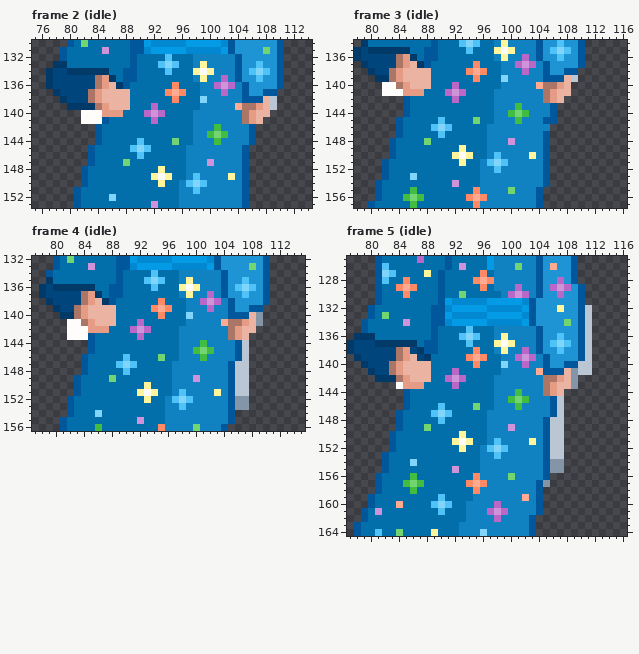
Two states of a pixel-art file, Zephyr/Zephyr/Assets/DeadRevolver/PixelPrototypePlayerSprites/Art/Aseprite/PlayerBaseAnimations.aseprite. The first picture shows the starting point.
192x168 pixels, 230 frames. Colours within 5 levels of each other are drawn and written as one. Shown: frame 2 (idle): x 75..114, y 130..153; frame 3 (idle): x 78..116, y 134..157; frame 4 (idle): x 77..115, y 132..156; frame 5 (idle): x 77..116, y 125..164. The commit also changed other frames or places, which this record leaves out.
Once edited:
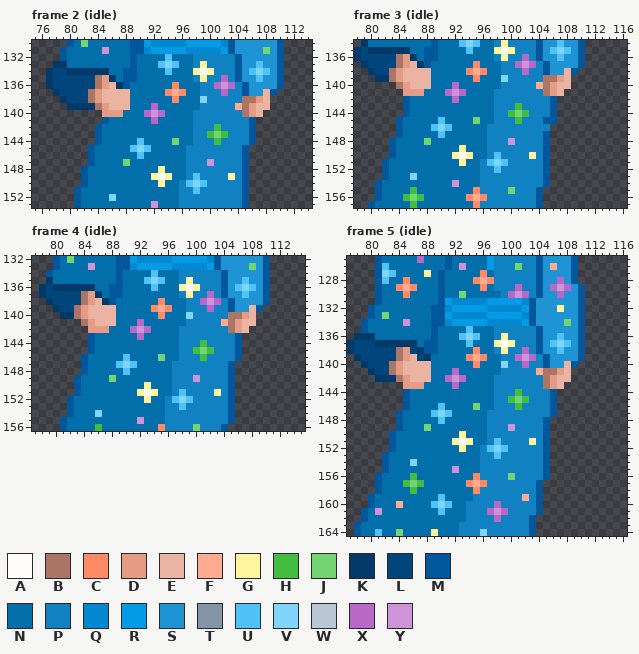
Palette (. is transparent): A #fffcfc  B #ab7666  C #ff8a65  D #e69b84  E #ebb3a2  F #ffab91  G #fff59d  H #42bd41  J #72d572  K #013a68  L #00457b  M #01579b  N #026fab  P #1082c1  Q #0288d1  R #039be5  S #1e94d5  T #8595a8  U #4fc3f7  V #81d4fa  W #bac6d4  X #ba68c8  Y #ce93d8
The exact change:
{"change": "layer \"player\" now hidden"}
{"where": "frame 2 (idle)"}
{"frame":2,"y":137,"x":108,"old":"M","new":"E"}
{"frame":2,"y":138,"x":105,"old":"MMM","new":"BBD"}
{"frame":2,"y":138,"x":109,"old":"W","new":"."}
{"frame":2,"y":139,"x":106,"old":"BD","new":"DE"}
{"frame":2,"y":139,"x":109,"old":"W","new":"."}
{"frame":2,"y":140,"x":82,"old":"AAA","new":"..."}
{"frame":2,"y":140,"x":108,"old":"E","new":"."}
{"frame":2,"y":141,"x":82,"old":"AAA","new":"..."}
{"frame":2,"y":141,"x":105,"old":"BDE","new":"PM."}
{"where": "frame 3 (idle)"}
{"frame":3,"y":138,"x":108,"old":"M","new":"E"}
{"frame":3,"y":139,"x":105,"old":"MMM","new":"BBD"}
{"frame":3,"y":139,"x":109,"old":"W","new":"."}
{"frame":3,"y":140,"x":82,"old":"AA","new":".."}
{"frame":3,"y":140,"x":106,"old":"BD","new":"DE"}
{"frame":3,"y":141,"x":82,"old":"AAA","new":"..."}
{"frame":3,"y":141,"x":108,"old":"E","new":"."}
{"frame":3,"y":142,"x":105,"old":"BDE","new":"PM."}
{"where": "frame 4 (idle)"}
{"frame":4,"y":139,"x":108,"old":"M","new":"E"}
{"frame":4,"y":140,"x":105,"old":"MMM","new":"BBD"}
{"frame":4,"y":140,"x":109,"old":"T","new":"."}
{"frame":4,"y":141,"x":82,"old":"AA","new":".."}
{"frame":4,"y":141,"x":106,"old":"BD","new":"DE"}
{"frame":4,"y":141,"x":109,"old":"T","new":"."}
{"frame":4,"y":142,"x":82,"old":"AAA","new":"..."}
{"frame":4,"y":142,"x":108,"old":"E","new":"."}
{"frame":4,"y":143,"x":82,"old":"AAA","new":"..."}
{"frame":4,"y":143,"x":105,"old":"BDE","new":"PM."}
{"frame":4,"y":144,"x":107,"old":"W","new":"."}
{"frame":4,"y":145,"x":107,"old":"W","new":"."}
{"frame":4,"y":146,"x":107,"old":"W","new":"."}
{"frame":4,"y":147,"x":106,"old":"WW","new":".."}
{"frame":4,"y":148,"x":106,"old":"WW","new":".."}
{"frame":4,"y":149,"x":106,"old":"WW","new":".."}
{"frame":4,"y":150,"x":106,"old":"WW","new":".."}
{"frame":4,"y":151,"x":106,"old":"WW","new":".."}
{"frame":4,"y":152,"x":106,"old":"TT","new":".."}
{"frame":4,"y":153,"x":106,"old":"TT","new":".."}
{"where": "frame 5 (idle)"}
{"frame":5,"y":132,"x":111,"old":"W","new":"."}
{"frame":5,"y":133,"x":111,"old":"W","new":"."}
{"frame":5,"y":134,"x":111,"old":"W","new":"."}
{"frame":5,"y":135,"x":111,"old":"W","new":"."}
{"frame":5,"y":136,"x":111,"old":"W","new":"."}
{"frame":5,"y":137,"x":111,"old":"W","new":"."}
{"frame":5,"y":138,"x":111,"old":"W","new":"."}
{"frame":5,"y":139,"x":111,"old":"W","new":"."}
{"frame":5,"y":140,"x":108,"old":"M","new":"E"}
{"frame":5,"y":140,"x":110,"old":"WW","new":".."}
{"frame":5,"y":141,"x":105,"old":"MMM","new":"BBD"}
{"frame":5,"y":141,"x":109,"old":"TWW","new":"..."}
{"frame":5,"y":142,"x":106,"old":"BD","new":"DE"}
{"frame":5,"y":142,"x":109,"old":"T","new":"."}
{"frame":5,"y":143,"x":84,"old":"A","new":"."}
{"frame":5,"y":143,"x":108,"old":"ET","new":".."}
{"frame":5,"y":144,"x":105,"old":"BDE","new":"PM."}
{"frame":5,"y":145,"x":107,"old":"W","new":"."}
{"frame":5,"y":146,"x":107,"old":"W","new":"."}
{"frame":5,"y":147,"x":107,"old":"W","new":"."}
{"frame":5,"y":148,"x":106,"old":"WW","new":".."}
{"frame":5,"y":149,"x":106,"old":"WW","new":".."}
{"frame":5,"y":150,"x":106,"old":"WW","new":".."}
{"frame":5,"y":151,"x":106,"old":"WW","new":".."}
{"frame":5,"y":152,"x":106,"old":"WW","new":".."}
{"frame":5,"y":153,"x":106,"old":"WW","new":".."}
{"frame":5,"y":154,"x":106,"old":"TT","new":".."}
{"frame":5,"y":155,"x":106,"old":"TT","new":".."}
{"frame":5,"y":157,"x":105,"old":"T","new":"."}
{"label":"changed","picture_box":[242,89,277,124]}
{"label":"erased","picture_box":[81,110,102,124]}
{"label":"changed","picture_box":[543,68,578,103]}
{"label":"erased","picture_box":[382,82,403,96]}
{"label":"changed","picture_box":[228,305,263,410]}
{"label":"erased","picture_box":[67,319,88,340]}
{"label":"changed","picture_box":[543,305,592,487]}
{"label":"erased","picture_box":[396,382,403,389]}
